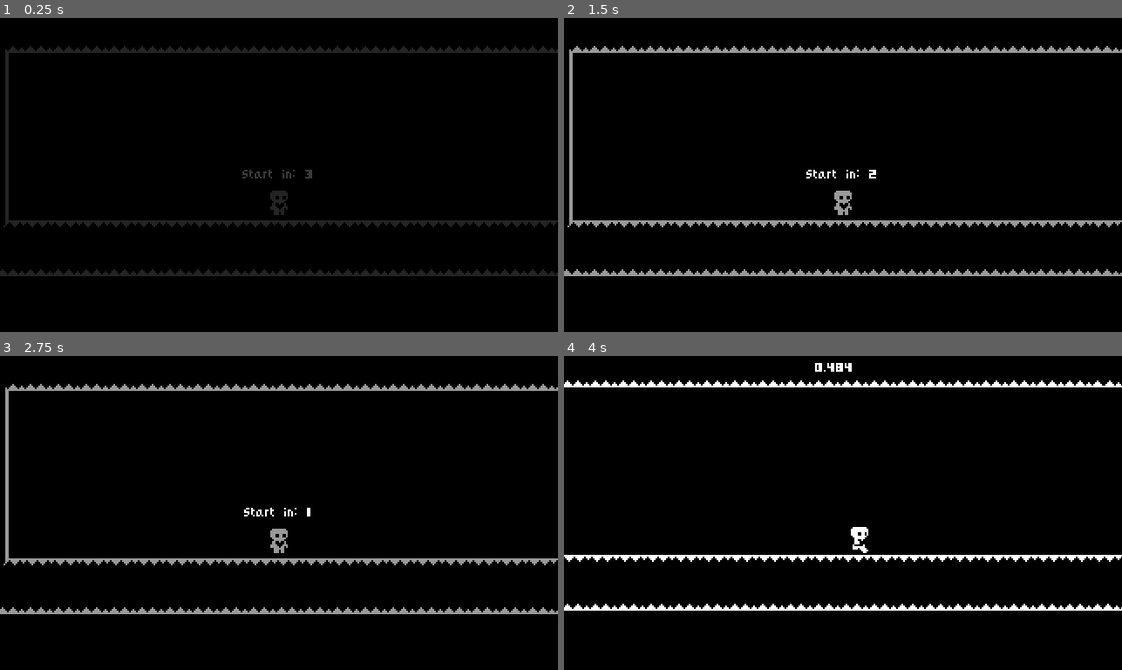
Above: before the commit, frames 1-4 (two rows, left to right).
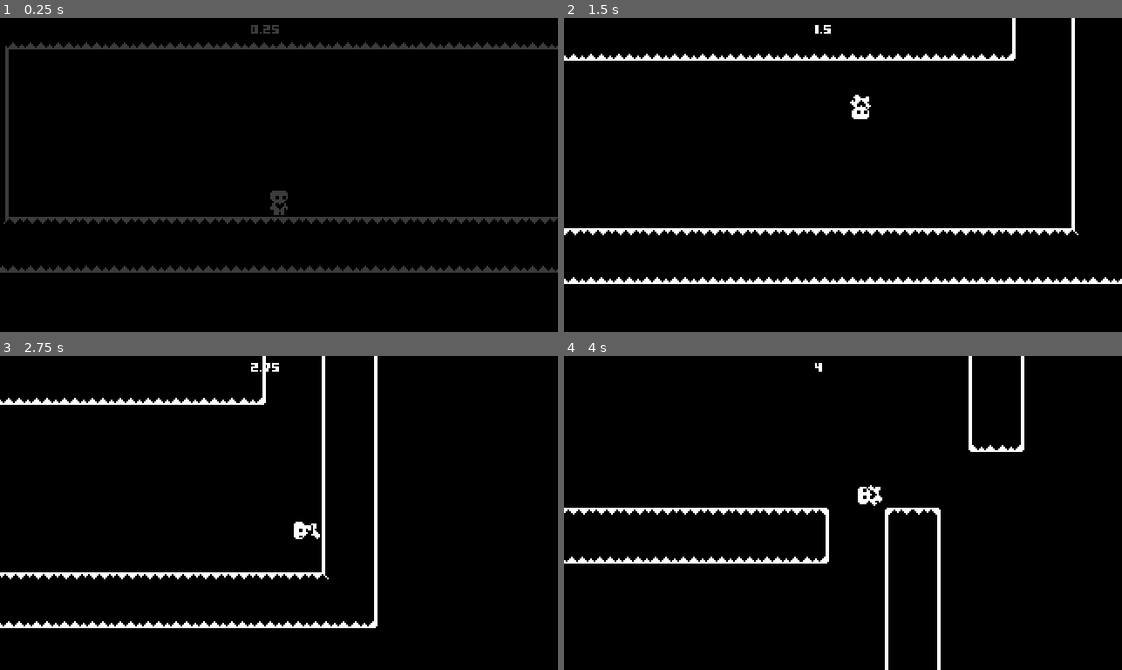
Above: after the commit, the same moments.

Repository: BenjaminZrakic/Astroventure
Game: Godot game, scene res://Scenes/LevelAntiGravTest.tscn
The game is run twice, just before and just after one commit, with the same random seed, the same clock (stepped at 60 frames per second) and the same inputs. This scene is started directly instead of the project's main scene.
Inputs:
- Up to frame 1 (0.25 s): no input
- Up to frame 2 (1.5 s): tap Enter (ui_accept) at 0.5, 0.77 s; hold Right (ui_right) from 0.53 s (still down)
- Up to frame 3 (2.75 s): tap Enter (ui_accept) at 1.52 s; release Right (ui_right) at 2.03 s; hold Left (ui_left) from 2.03 s (still down)
- Up to frame 4 (4 s): release Left (ui_left) at 2.78 s; hold Right (ui_right) from 2.78 s (still down); tap Enter (ui_accept) at 3.02, 3.77 s

The runs differ from the first frame. In frame 1, 6.2% of the frame differs, in the area x 0-100%, y 2-83%; in frame 2, 8.8%, in the area x 0-100%, y 0-85%; in frame 3, 8.0%; in frame 4, 6.6%.

Commit message:
Added some stuff

Diff:
--- a/Scenes/level_one.tscn
+++ b/Scenes/level_one.tscn
@@ -8,6 +8,7 @@
 
 [node name="LevelOne" instance=ExtResource("1_vbw0e")]
 next_level = ExtResource("2_mhpo1")
+countdown = true
 
 [node name="Player" parent="." index="0"]
 position = Vector2(28, 112)
--- a/Scenes/level_two.tscn
+++ b/Scenes/level_two.tscn
@@ -5,6 +5,7 @@
 [ext_resource type="PackedScene" uid="uid://dvx2tbb5lba8s" path="res://Scenes/spikes.tscn" id="3_6tkv1"]
 
 [node name="LevelTwo" instance=ExtResource("1_sdtsa")]
+countdown = true
 
 [node name="Player" parent="." index="0"]
 position = Vector2(82, 96)
--- a/Scenes/world.gd
+++ b/Scenes/world.gd
@@ -8,6 +8,7 @@
 @onready var level_time_label = %LevelTimeLabel
 
 @export var next_level: PackedScene
+@export var countdown = false
 
 var level_time = 0.0
 var start_level_msec = 0.0
@@ -18,8 +19,9 @@
 	Events.level_completed.connect(show_level_completed)
 	get_tree().paused = true
 	LevelTransition.fade_from_black()
-	animation_player.play("countdown")
-	await animation_player.animation_finished
+	if countdown:
+		animation_player.play("countdown")
+		await animation_player.animation_finished
 	get_tree().paused = false
 	start_level_msec = Time.get_ticks_msec() #vrijeme od pocetka u ms
 	if not next_level is PackedScene:
--- a/Scenes/world.tscn
+++ b/Scenes/world.tscn
@@ -1,9 +1,37 @@
-[gd_scene load_steps=8 format=3 uid="uid://dkkor7cqf3sc2"]
+[gd_scene load_steps=10 format=3 uid="uid://dkkor7cqf3sc2"]
 
 [ext_resource type="Script" path="res://Scenes/world.gd" id="1_mrn2n"]
 [ext_resource type="PackedScene" uid="uid://bmj1urynsj1ph" path="res://Scenes/character.tscn" id="2_iwlls"]
 [ext_resource type="PackedScene" uid="uid://dv1p5jxki2fse" path="res://Scenes/LevelTileMap.tscn" id="4_h2cwe"]
+[ext_resource type="PackedScene" uid="uid://3mgi3xpbrlny" path="res://Scenes/hazard_area.tscn" id="5_rl5ou"]
 [ext_resource type="PackedScene" uid="uid://cv1202d8pg8ct" path="res://Scenes/level_completed.tscn" id="5_sx1wa"]
+
+[sub_resource type="Animation" id="Animation_8ywv5"]
+length = 0.001
+tracks/0/type = "value"
+tracks/0/imported = false
+tracks/0/enabled = true
+tracks/0/path = NodePath("CanvasLayer/StartIn:visible")
+tracks/0/interp = 1
+tracks/0/loop_wrap = true
+tracks/0/keys = {
+"times": PackedFloat32Array(0),
+"transitions": PackedFloat32Array(1),
+"update": 1,
+"values": [false]
+}
+tracks/1/type = "value"
+tracks/1/imported = false
+tracks/1/enabled = true
+tracks/1/path = NodePath("CanvasLayer/StartIn/CenterContainer/StartInLabel:text")
+tracks/1/interp = 1
+tracks/1/loop_wrap = true
+tracks/1/keys = {
+"times": PackedFloat32Array(0),
+"transitions": PackedFloat32Array(1),
+"update": 1,
+"values": ["Start in: 3"]
+}
 
 [sub_resource type="Animation" id="Animation_haihy"]
 resource_name = "countdown"
@@ -33,38 +61,14 @@
 "values": ["Start in: 3", "Start in: 2", "Start in: 1", "Go!"]
 }
 
-[sub_resource type="Animation" id="Animation_8ywv5"]
-length = 0.001
-tracks/0/type = "value"
-tracks/0/imported = false
-tracks/0/enabled = true
-tracks/0/path = NodePath("CanvasLayer/StartIn:visible")
-tracks/0/interp = 1
-tracks/0/loop_wrap = true
-tracks/0/keys = {
-"times": PackedFloat32Array(0),
-"transitions": PackedFloat32Array(1),
-"update": 1,
-"values": [true]
-}
-tracks/1/type = "value"
-tracks/1/imported = false
-tracks/1/enabled = true
-tracks/1/path = NodePath("CanvasLayer/StartIn/CenterContainer/StartInLabel:text")
-tracks/1/interp = 1
-tracks/1/loop_wrap = true
-tracks/1/keys = {
-"times": PackedFloat32Array(0),
-"transitions": PackedFloat32Array(1),
-"update": 1,
-"values": ["Start in: 3"]
-}
-
 [sub_resource type="AnimationLibrary" id="AnimationLibrary_qs7am"]
 _data = {
 "RESET": SubResource("Animation_8ywv5"),
 "countdown": SubResource("Animation_haihy")
 }
+
+[sub_resource type="RectangleShape2D" id="RectangleShape2D_cyip4"]
+size = Vector2(1483, 20)
 
 [node name="World" type="Node2D"]
 script = ExtResource("1_mrn2n")
@@ -82,6 +86,7 @@
 
 [node name="StartIn" type="ColorRect" parent="CanvasLayer"]
 unique_name_in_owner = true
+visible = false
 anchors_preset = 15
 anchor_right = 1.0
 anchor_bottom = 1.0
@@ -122,5 +127,12 @@
 "": SubResource("AnimationLibrary_qs7am")
 }
 
+[node name="HazardArea" parent="." instance=ExtResource("5_rl5ou")]
+position = Vector2(-19, 253)
+
+[node name="CollisionShape2D" type="CollisionShape2D" parent="HazardArea"]
+position = Vector2(458.5, 0)
+shape = SubResource("RectangleShape2D_cyip4")
+
 [connection signal="next_level" from="CanvasLayer/LevelCompleted" to="." method="go_to_next_level"]
 [connection signal="retry" from="CanvasLayer/LevelCompleted" to="." method="_on_level_completed_retry"]
--- a/project.godot
+++ b/project.godot
@@ -10,7 +10,7 @@
 
 [application]
 
-config/name="Heart Platformer"
+config/name="Astroventure"
 run/main_scene="res://Scenes/main_menu.tscn"
 config/features=PackedStringArray("4.1", "GL Compatibility")
 config/icon="res://icon.svg"
